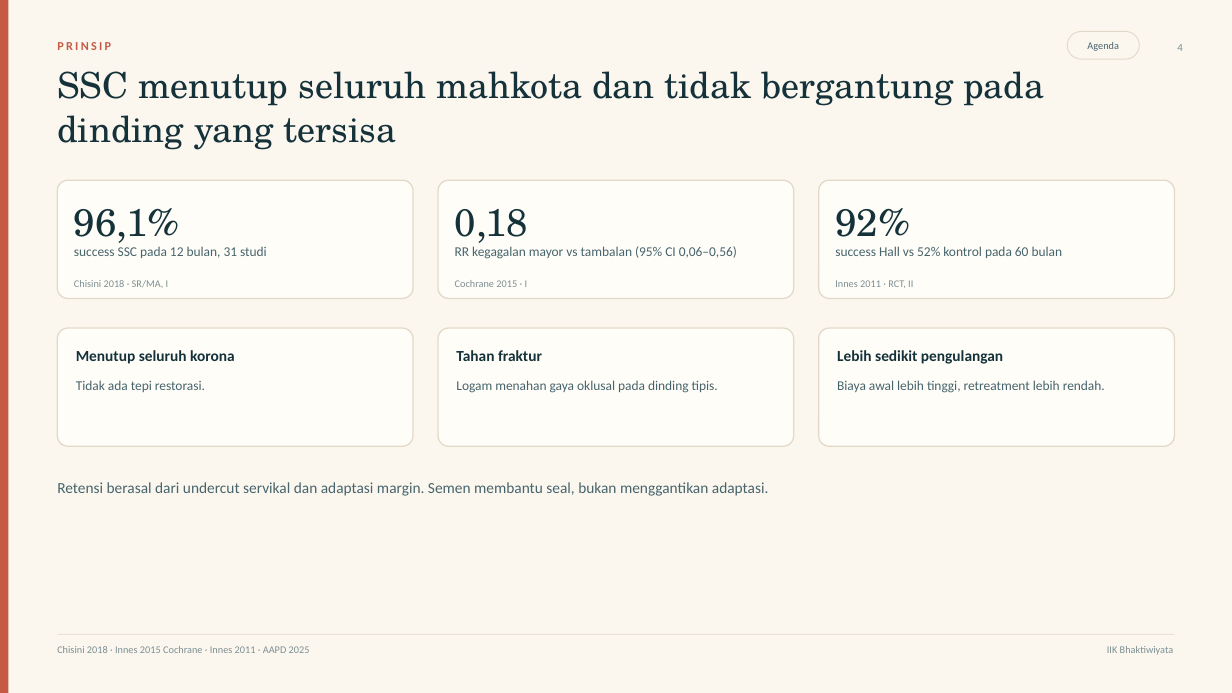
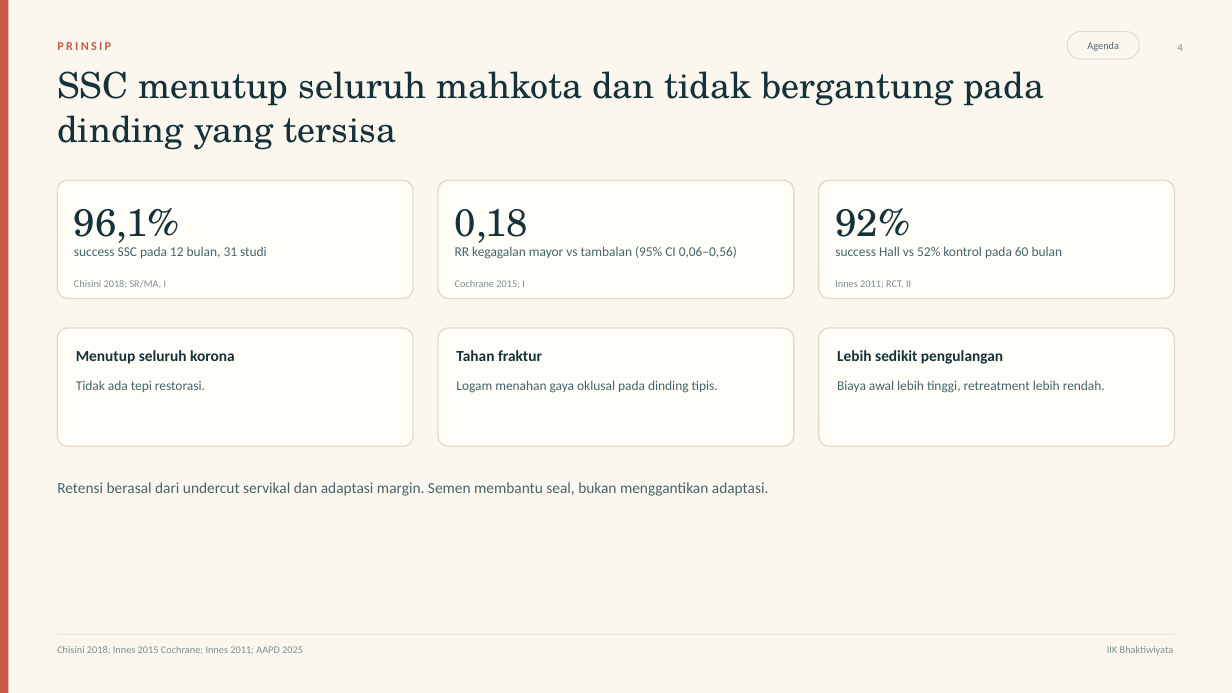
Before and after one commit to maskchanel14-source/agents, a slide deck: slide 4 of deliverables/ssc-pedodonsia/ssc-pedodonsia.pptx. Drawn at 1232x693 pixels with LibreOffice and Linux fonts; fonts in the diff are those of the drawing. Boxes give left, top, right and bottom in pixels: in the first picture for what was removed or moved away, otherwise in the second. Text is boxed around its words. In the diff, an @@ line names an element or a change of style, - is before the commit and + after.

Commit message:
Fix SSC deck layout, align bibliography numbering, and tighten clinical wording

```diff
--- a/deliverables/ssc-pedodonsia/ssc-pedodonsia.pptx
+++ b/deliverables/ssc-pedodonsia/ssc-pedodonsia.pptx
@@ text at [74, 280, 167, 288]: text changed @@
-Chisini 2018 · SR/MA, I
+Chisini 2018; SR/MA, I
@@ text at [455, 280, 525, 288]: text changed @@
-Cochrane 2015 · I
+Cochrane 2015; I
@@ text at [835, 280, 911, 288]: text changed @@
-Innes 2011 · RCT, II
+Innes 2011; RCT, II
@@ text at [57, 646, 303, 654]: text changed @@
-Chisini 2018 · Innes 2015 Cochrane · Innes 2011 · AAPD 2025
+Chisini 2018; Innes 2015 Cochrane; Innes 2011; AAPD 2025
```
Also in this commit, not shown: 16 other slides changed, 8 other files.
